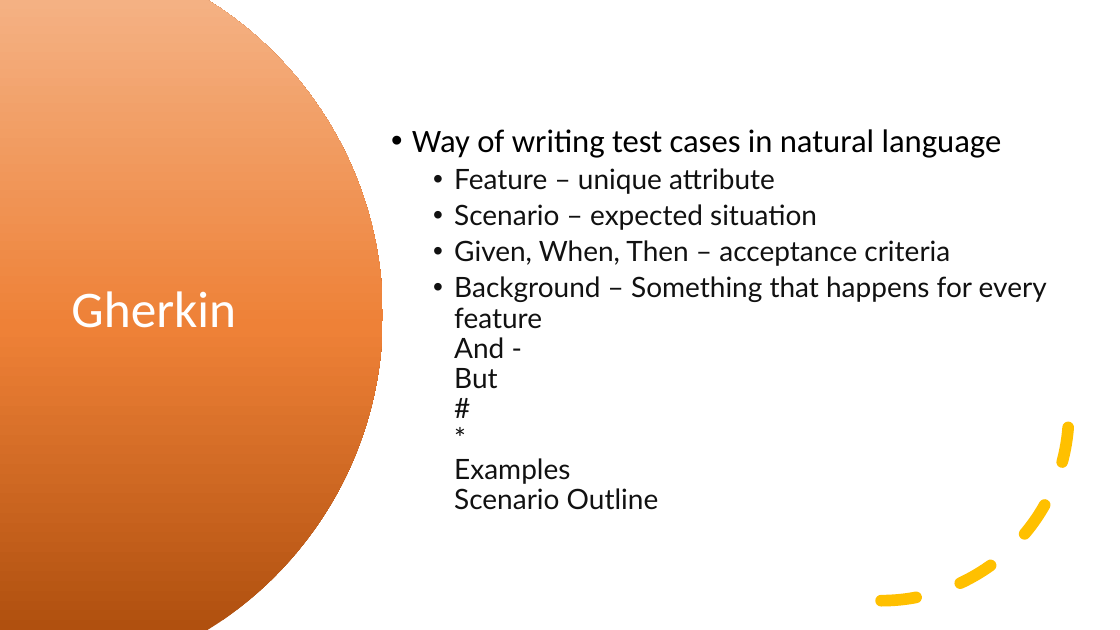
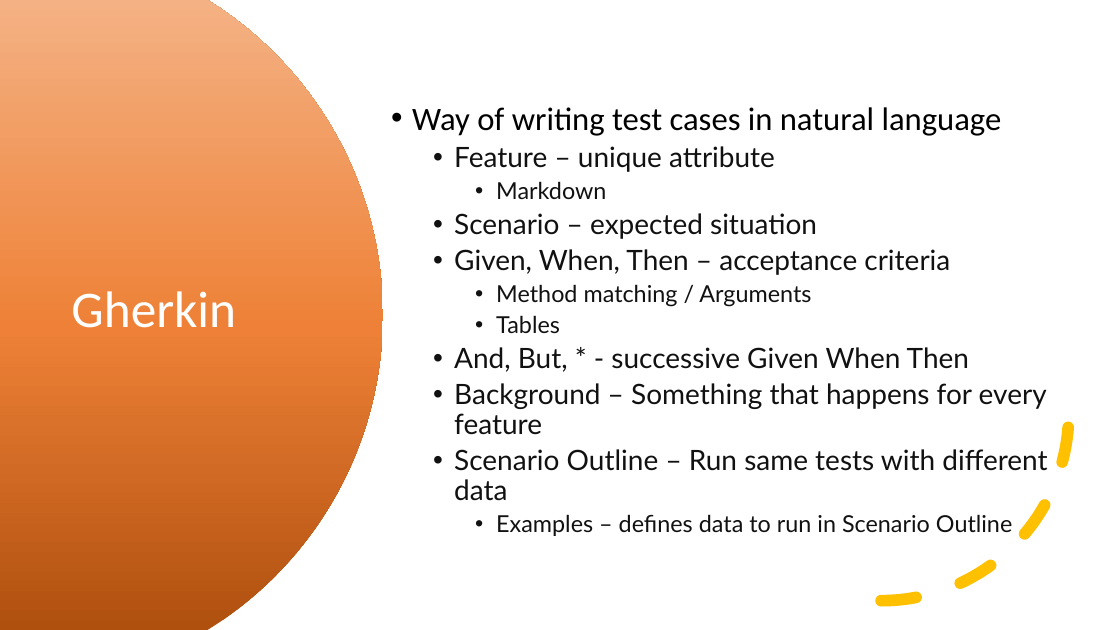
Before and after one commit to kevmoens/ThatConference2023, a slide deck: slide 14 of ThatConference2023.pptx. Drawn at 1120x630 pixels with LibreOffice and Linux fonts; fonts in the diff are those of the drawing. Boxes give left, top, right and bottom in pixels: in the first picture for what was removed or moved away, otherwise in the second. Text is boxed around its words. In the diff, an @@ line names an element or a change of style, - is before the commit and + after.

```diff
--- a/ThatConference2023.pptx
+++ b/ThatConference2023.pptx
@@ text at box(496, 181, 606, 199): paragraph added @@
+    • Markdown
@@ text at box(454, 284, 1047, 536): text changed @@
-  • Background – Something that happens for every feature
-    And -
-    But
-    #
-    *
-    Examples
-    Scenario Outline
+    • Method matching / Arguments
+    • Tables
+  • And, But, * - successive Given When Then
+  • Background – Something that happens for every feature
+  • Scenario Outline – Run same tests with different data
+    • Examples – defines data to run in Scenario Outline
```
